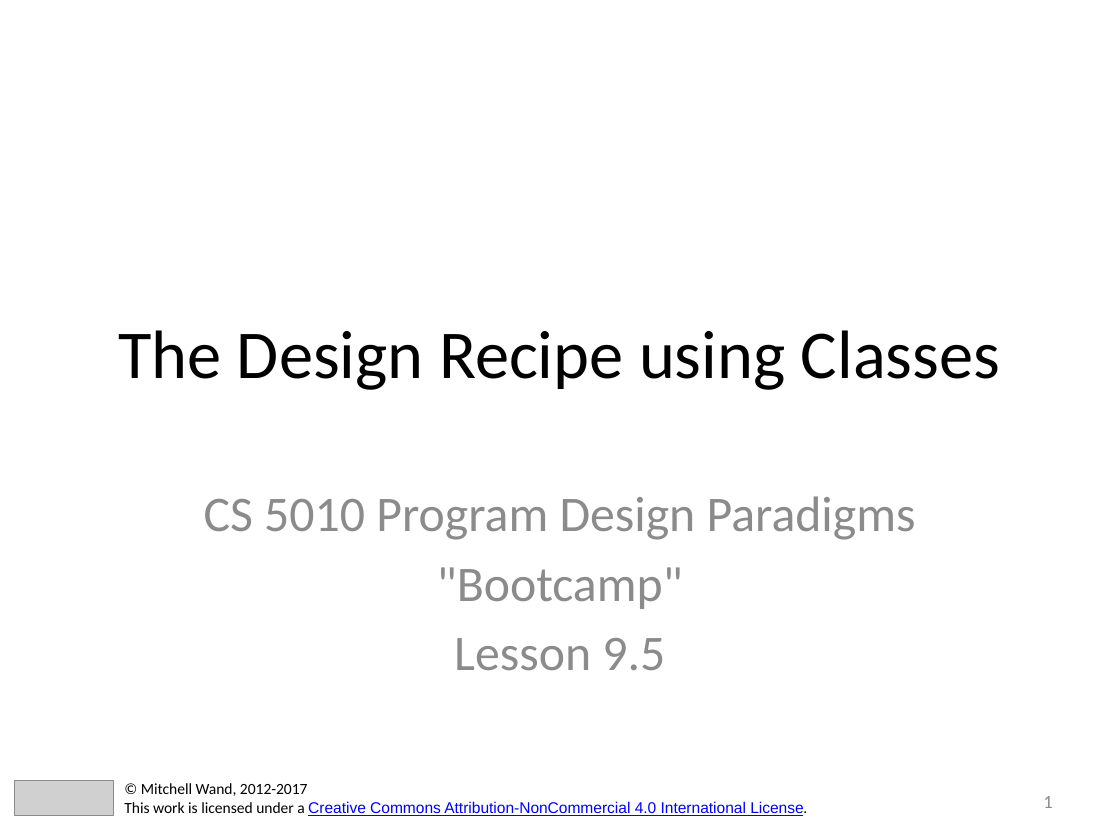
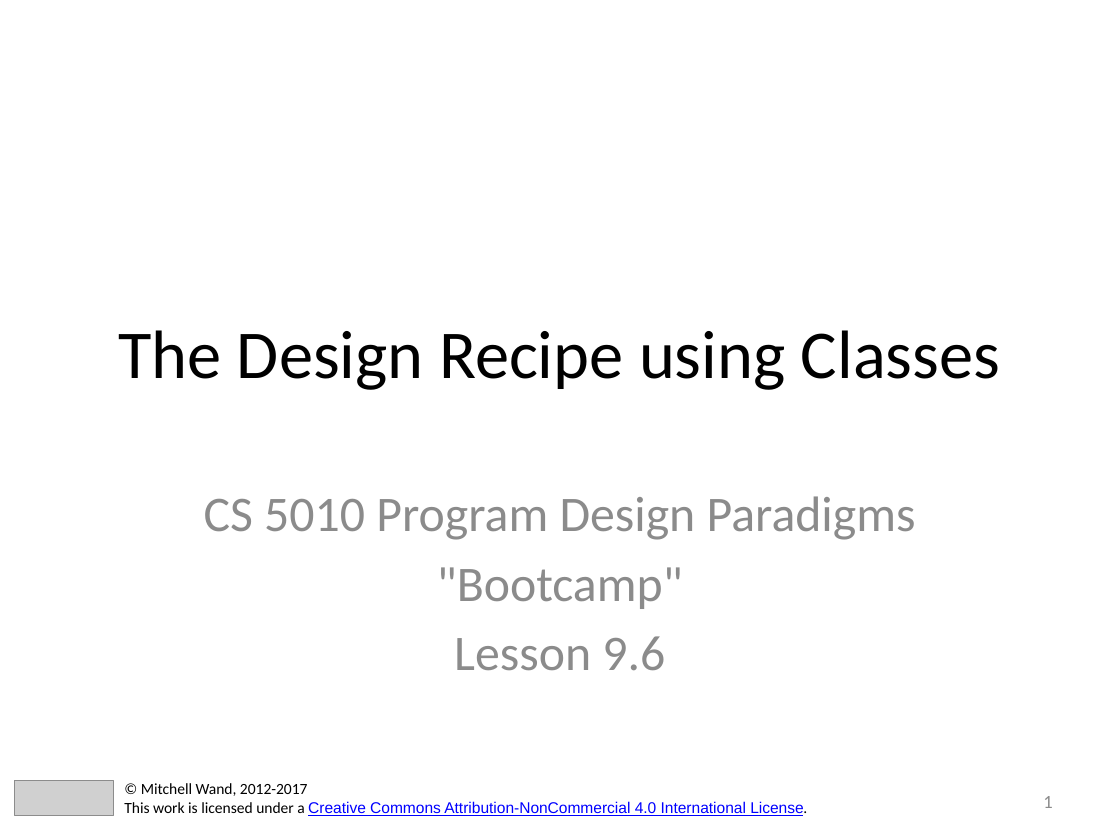
Before and after one commit to mwand/cs5010f17, a slide deck: slide 1 of Slides/Lesson 9.5 The Design Recipe Using Classes.pptx. Drawn at 1120x840 pixels with LibreOffice and Linux fonts; fonts in the diff are those of the drawing; grey boxes stand for pictures. Boxes give left, top, right and bottom in pixels: in the first picture for what was removed or moved away, otherwise in the second. Text is boxed around its words. In the diff, an @@ line names an element or a change of style, - is before the commit and + after.

```diff
--- a/Slides/Lesson 9.5 The Design Recipe Using Classes.pptx
+++ b/Slides/Lesson 9.5 The Design Recipe Using Classes.pptx
@@ subtitle at (454, 636, 665, 670): text changed @@
-Lesson 9.5
+Lesson 9.6
```
Also in this commit, not shown: 5 other files.
